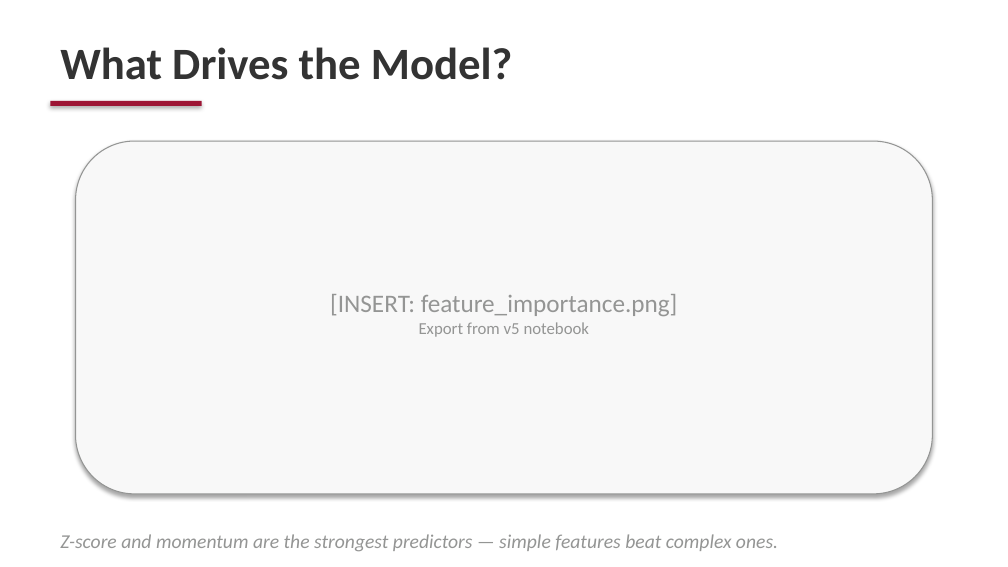
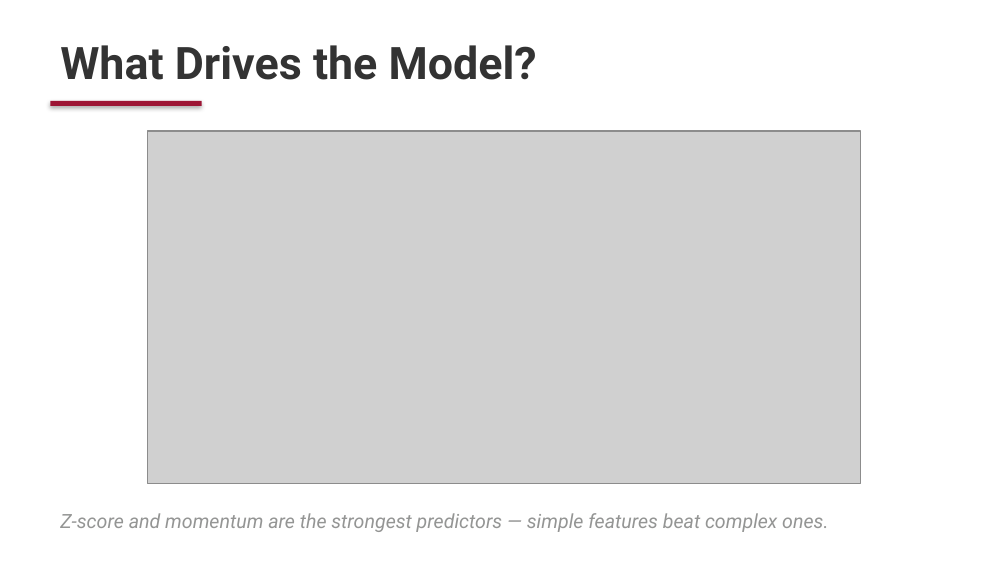
Before and after one commit to Ayan-Mahmood/QuantHFStrat, a slide deck: slide 7 of FE571_Final_Presentation_v2.pptx. Drawn at 1008x567 pixels with LibreOffice and Linux fonts; fonts in the diff are those of the drawing; grey boxes stand for pictures. Boxes give left, top, right and bottom in pixels: in the first picture for what was removed or moved away, otherwise in the second. Text is boxed around its words. In the diff, an @@ line names an element or a change of style, - is before the commit and + after.

```diff
--- a/FE571_Final_Presentation_v2.pptx
+++ b/FE571_Final_Presentation_v2.pptx
@@ text "What Drives the Model?" at <box>60,45,537,80</box>: font Calibri to Roboto @@
@@ rounded rectangle removed at <box>76,141,932,494</box> @@
@@ picture added at <box>147,131,860,484</box> @@
@@ text removed at <box>330,294,678,337</box> @@
-[INSERT: feature_importance.png]
-Export from v5 notebook
@@ text "Z-score and momentum are the ..." at <box>60,513,828,532</box>: font Calibri to Roboto @@
@@ text "Z-score and momentum are the ...": place and size @@
-text "Z-score and momentum are the ..." at <box>60,534,778,551</box>
+text "Z-score and momentum are the ..." at <box>60,513,828,532</box>
```
Also in this commit, not shown: 18 other slides changed, 1 slide added, 1 slide removed, 19 other files.
